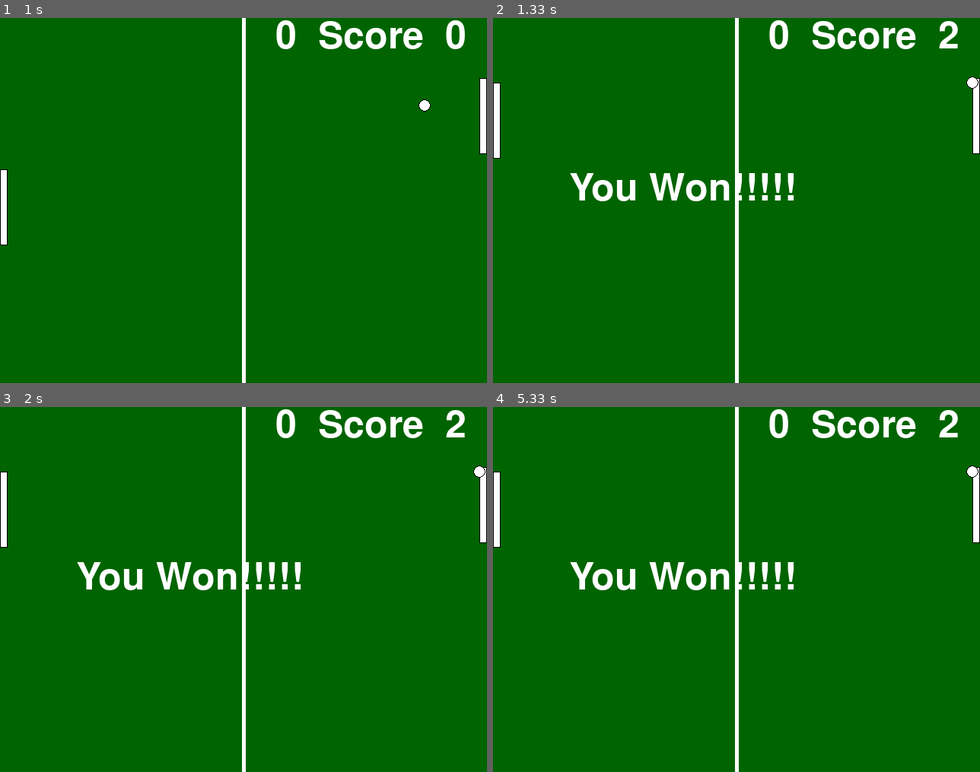
Above: before the commit, frames 1-4 (two rows, left to right).
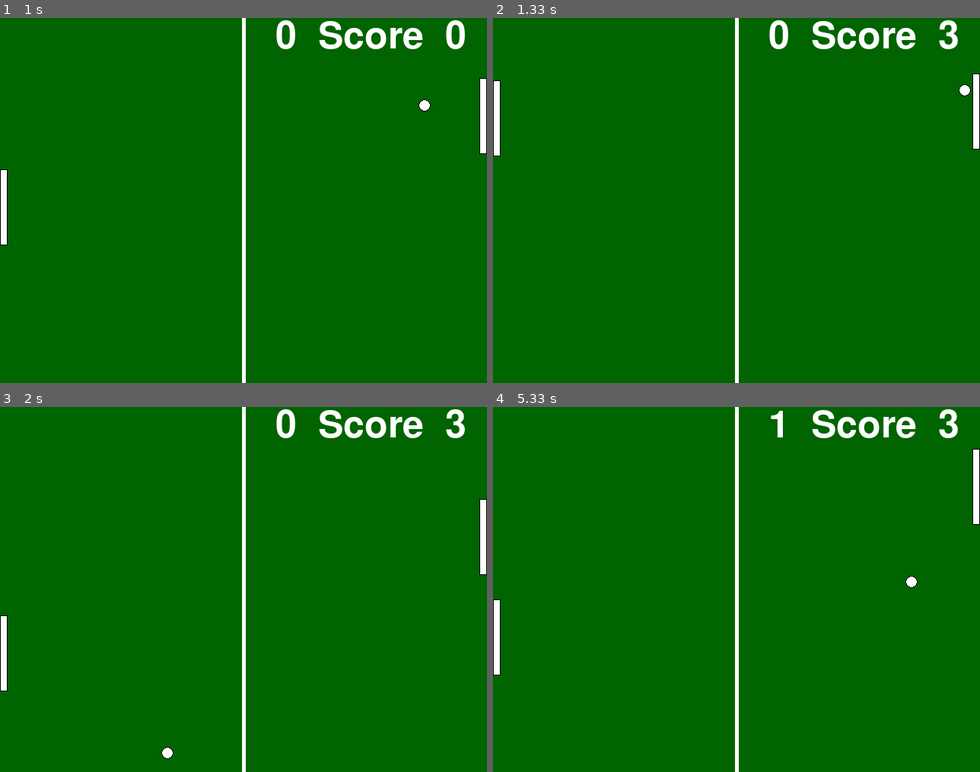
Above: after the commit, the same moments.

Repository: smoross/Pygame
Game: pygame game, started from PingPong.py
Two runs of this game, one before a commit and one after it. Both use one fixed random seed, a clock stepped at 60 frames per second and the inputs below.
Inputs:
- Up to frame 1 (1 s): hold Up 0.33-0.8 s; hold Down from 0.83 s (still down)
- Up to frame 2 (1.33 s): release Down at 1.13 s; hold Up from 1.17 s (still down)
- Up to frame 3 (2 s): release Up at 1.53 s; hold Down 1.57-1.93 s; hold Up from 1.97 s (still down)
- Up to frame 4 (5.33 s): release Up at 2.27 s; hold Down 2.3-2.6 s; hold Up 2.63-3 s; hold Down 3.03-3.4 s; hold Up 3.43-3.73 s; hold Down 3.77-4.07 s; hold Up 4.1-4.47 s; hold Down 4.5-4.87 s; hold Up 4.9-5.2 s; hold Down from 5.23 s (still down)

Frame 1 is identical in both runs. In frame 2, 1.7% of the frame differs, in the area x 0-100%, y 0-51%; in frame 3, 2.6%; in frame 4, 2.7%, in the area x 0-100%, y 0-74%.

Commit message:
game complete

Diff:
--- a/PingPong.py
+++ b/PingPong.py
@@ -79,16 +79,16 @@
 			self.direction[0] = -1
 			self.player_score += 1
 			sound.play()
-			self.speedx += 0.5 #speed increases when pong ball collides
-			if self.player_score == 1: #win if you score 15 points
+			self.speedx += 1 #speed increases when pong ball collides
+			if self.player_score == 10: #win if you score 15 points
 				self.player_paddle_win = True
 
 		if self.rect.colliderect(ai_paddle.rect):
 			self.direction[0] = 1
 			self.ai_score += 1
 			sound.play()
-			self.speedy += 0.5 #speed increases when pong ball collides
-			if self.ai_score == 1: #lose if the computer scores 15 points
+			self.speedy += 1 #speed increases when pong ball collides
+			if self.ai_score == 10: #lose if the computer scores 15 points
 				self.ai_paddle_win = True
 
 	def render(self, screen):
@@ -191,7 +191,6 @@
 				elif event.key == K_DOWN and player_paddle.direction == 1:
 					player_paddle.direction = 0
 
-
 		if pong.player_paddle_win == True:
 			running = False
 		elif pong.ai_paddle_win == True:
@@ -218,11 +217,11 @@
 		pygame.display.flip() #renders everything based on the update
 
 	if pong.player_paddle_win == True:
-		txt = font.render("You Won!!!!!", True, white)
+		txt = font.render(" You Won!!!!", True, white)
 		screen.blit(txt, (100, 200))
 		win.play()
 	elif pong.ai_paddle_win == True:
-		txt2 = font.render("Sorry, try again.", True, white)
+		txt2 = font.render("Sorry, try again!", True, white)
 		screen.blit(txt2, (100, 200))
 		lose.play()
 
Not shown, added: PingPong.zip
Not shown, changed: lose.wav
